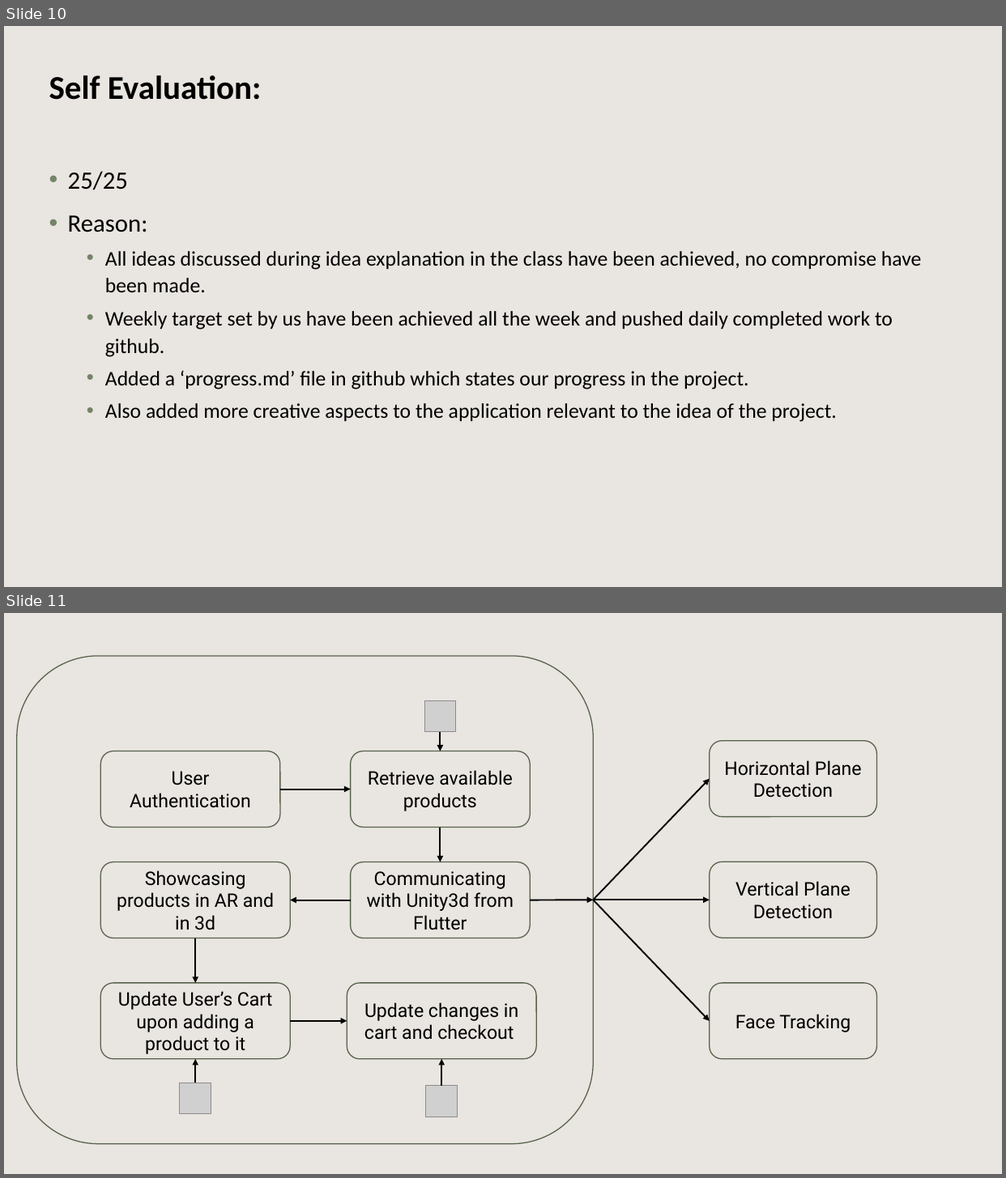
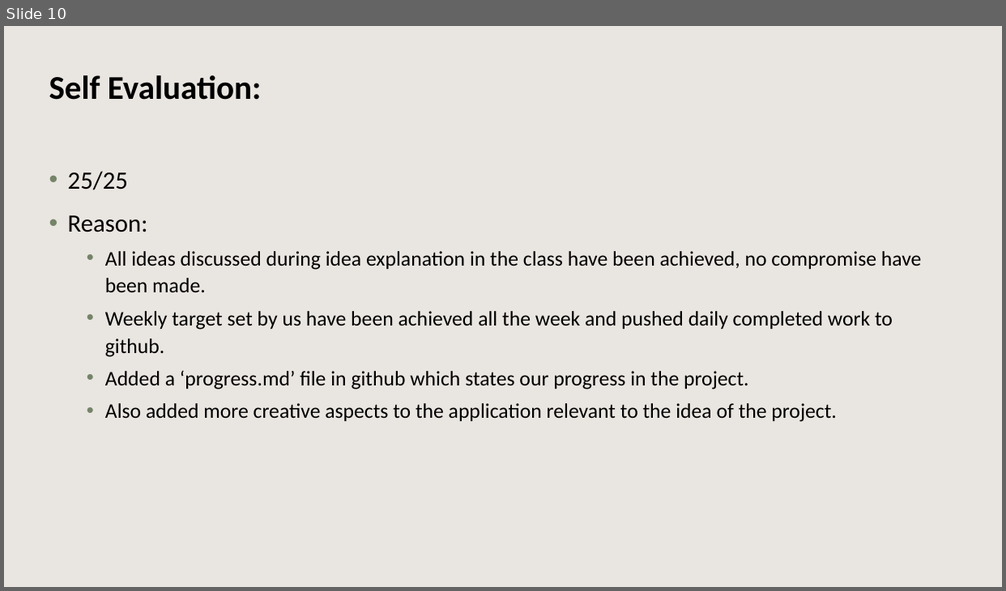
Before and after one commit to akilvishnum/cARt, a slide deck: Review1/CIP_5010-5018-5125_review1.pptx. Shown one above the other, each under a label of ours: slides 10 and 11 before the commit, slide 10 after it. The pictures are 1006x1178 and 1006x591 pixels, drawn with LibreOffice and Linux fonts; fonts in the diff are those of the drawing; grey boxes stand for pictures; background and template pictures are left out. Boxes give left, top, right and bottom in pixels: in the first picture for what was removed or moved away, otherwise in the second. Text is boxed around its words. In the diff, an @@ line names an element or a change of style, - is before the commit and + after.

Commit message:
PPT updated

```diff
--- a/Review1/CIP_5010-5018-5125_review1.pptx
+++ b/Review1/CIP_5010-5018-5125_review1.pptx
@@ slide 11 removed at (x1=4, y1=613, x2=1002, y2=1174), background #FFFFFF; not listed: 1 template element that a slide beside it also shows @@
@@ rounded rectangle removed at (x1=17, y1=656, x2=593, y2=1144) @@
@@ picture removed at (x1=424, y1=700, x2=456, y2=732) @@
@@ arrow removed from (441, 732) to (441, 752) @@
@@ rounded rectangle removed at (x1=100, y1=752, x2=280, y2=828) @@
-User Authentication
@@ rounded rectangle removed at (x1=351, y1=752, x2=530, y2=828) @@
-Retrieve available products
@@ rounded rectangle removed at (x1=710, y1=741, x2=877, y2=817) @@
-Horizontal Plane Detection
@@ arrow removed from (593, 900) to (710, 779) @@
@@ arrow removed from (280, 789) to (351, 789) @@
@@ arrow removed from (441, 827) to (441, 862) @@
@@ rounded rectangle removed at (x1=100, y1=862, x2=290, y2=939) @@
-Showcasing products in AR and in 3d
@@ rounded rectangle removed at (x1=351, y1=862, x2=530, y2=939) @@
-Communicating with Unity3d from Flutter
@@ rounded rectangle removed at (x1=710, y1=862, x2=877, y2=939) @@
-Vertical Plane Detection
@@ arrow removed from (351, 901) to (290, 901) @@
@@ arrow removed from (530, 901) to (593, 900) @@
@@ arrow removed from (593, 900) to (710, 900) @@
@@ arrow removed from (593, 900) to (710, 1021) @@
@@ arrow removed from (196, 939) to (196, 983) @@
@@ rounded rectangle removed at (x1=100, y1=983, x2=290, y2=1060) @@
-Update User’s Cart upon adding a product to it
@@ rounded rectangle removed at (x1=347, y1=983, x2=536, y2=1060) @@
-Update changes in cart and checkout
@@ rounded rectangle removed at (x1=710, y1=983, x2=877, y2=1060) @@
-Face Tracking
@@ arrow removed from (290, 1021) to (347, 1021) @@
@@ arrow removed from (196, 1083) to (196, 1059) @@
@@ arrow removed from (442, 1086) to (442, 1059) @@
@@ picture removed at (x1=180, y1=1083, x2=211, y2=1114) @@
@@ picture removed at (x1=426, y1=1086, x2=458, y2=1118) @@
```
Also in this commit, not shown: 2 other files.
